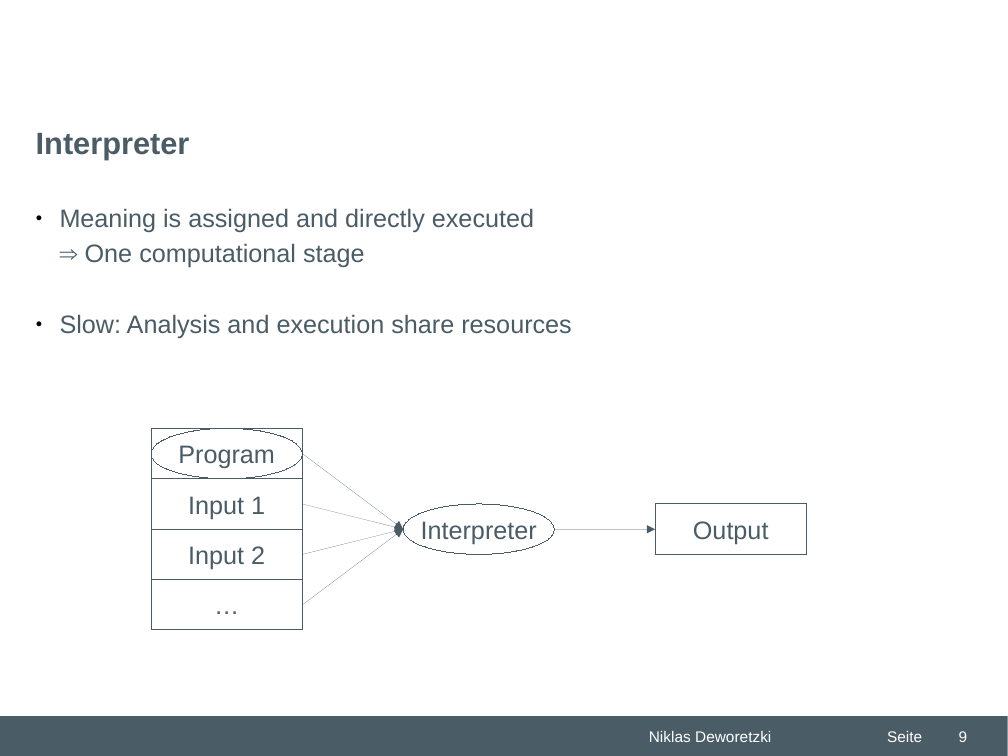
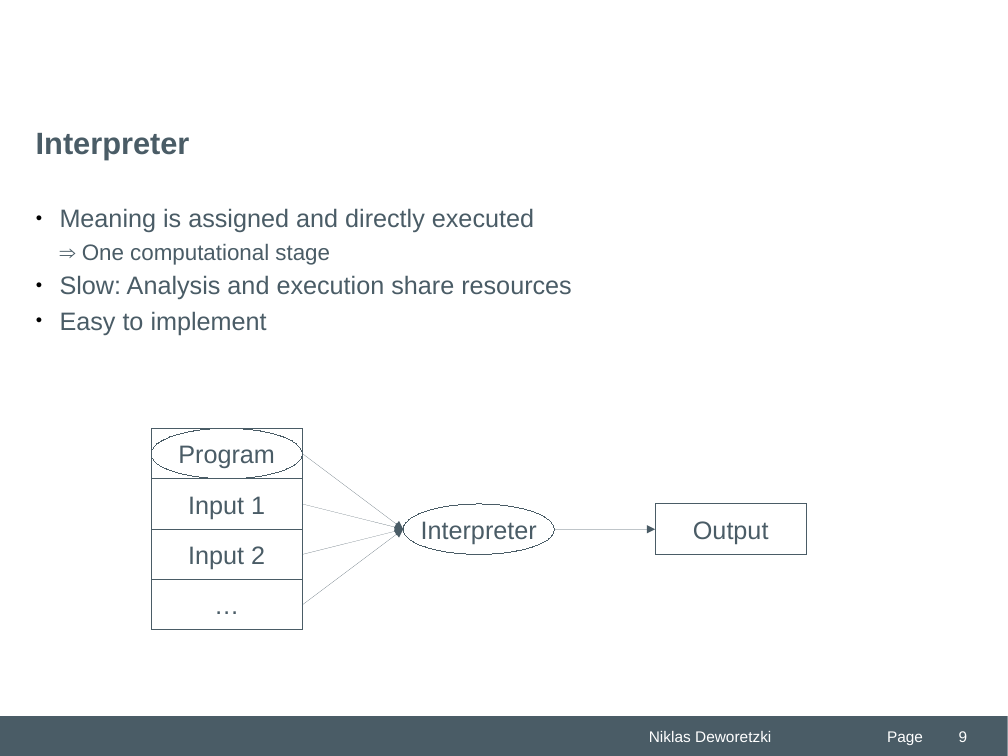
Before and after one commit to Niklas-Deworetzki/thm-masterseminar, a slide deck: slide 9 of paper/presentation/THM-Praesentation-FB06-MNI.odp. Drawn at 1008x756 pixels with LibreOffice and Linux fonts; fonts in the diff are those of the drawing; background and template pictures are left out. Boxes give left, top, right and bottom in pixels: in the first picture for what was removed or moved away, otherwise in the second. Text is boxed around its words. In the diff, an @@ line names an element or a change of style, - is before the commit and + after.

```diff
--- a/paper/presentation/THM-Praesentation-FB06-MNI.odp
+++ b/paper/presentation/THM-Praesentation-FB06-MNI.odp
@@ text at box(82, 244, 330, 265): size 18 to 16 pt in "⇒ One computational stage" @@
@@ text at box(60, 311, 266, 335): paragraph added @@
+● Easy to implement
@@ text at box(887, 731, 923, 745): text changed @@
-Seite
+Page
```
Also in this commit, not shown: 20 other slides changed, 55 slides added, 30 slides removed.
